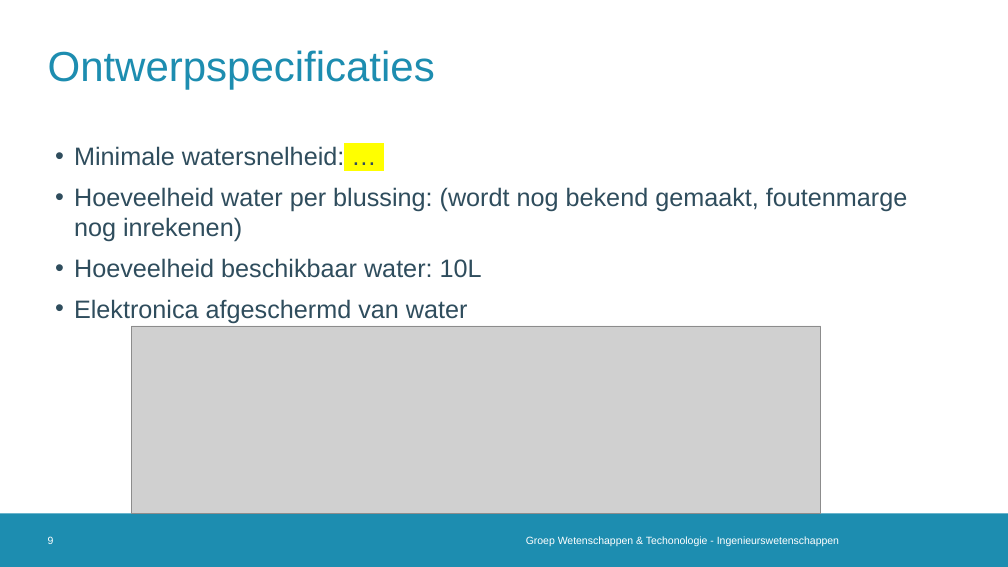
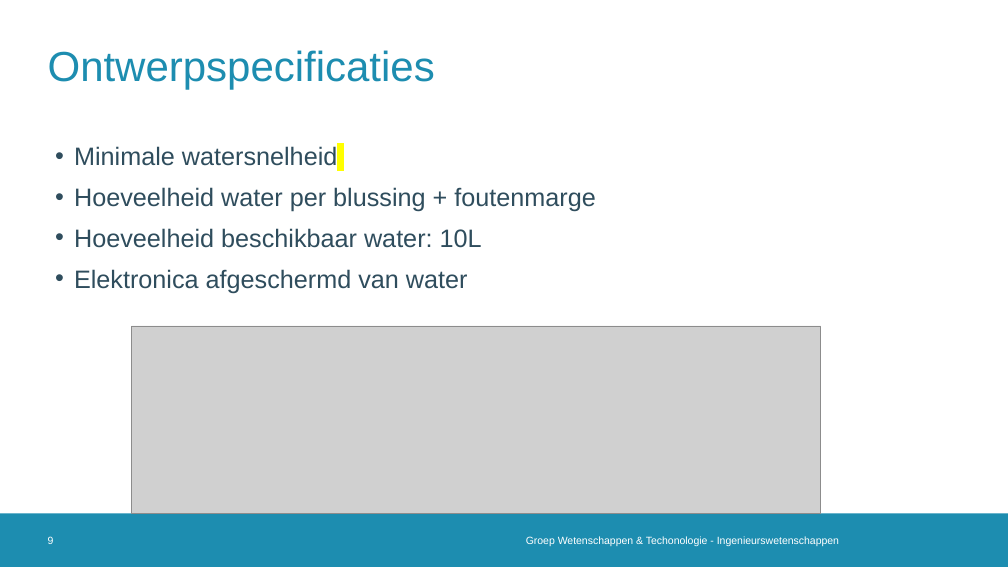
Before and after one commit to 2023-2022-KULAK-IW/2022_2023_Probleemoplossen_en_Ontwerpen_2, a slide deck: slide 9 of Tussentijdse Presentatie .pptx. Drawn at 1008x567 pixels with LibreOffice and Linux fonts; fonts in the diff are those of the drawing; grey boxes stand for pictures; background and template pictures are left out. Boxes give left, top, right and bottom in pixels: in the first picture for what was removed or moved away, otherwise in the second. Text is boxed around its words. In the diff, an @@ line names an element or a change of style, - is before the commit and + after.

```diff
--- a/Tussentijdse Presentatie .pptx
+++ b/Tussentijdse Presentatie .pptx
@@ text at (x1=74, y1=146, x2=595, y2=212): text changed @@
-• Minimale watersnelheid: …
-• Hoeveelheid water per blussing: (wordt nog bekend gemaakt, foutenmarge nog inrekenen)
+• Minimale watersnelheid
+• Hoeveelheid water per blussing + foutenmarge
```
Also in this commit, not shown: 2 other slides changed, 1 other file.
